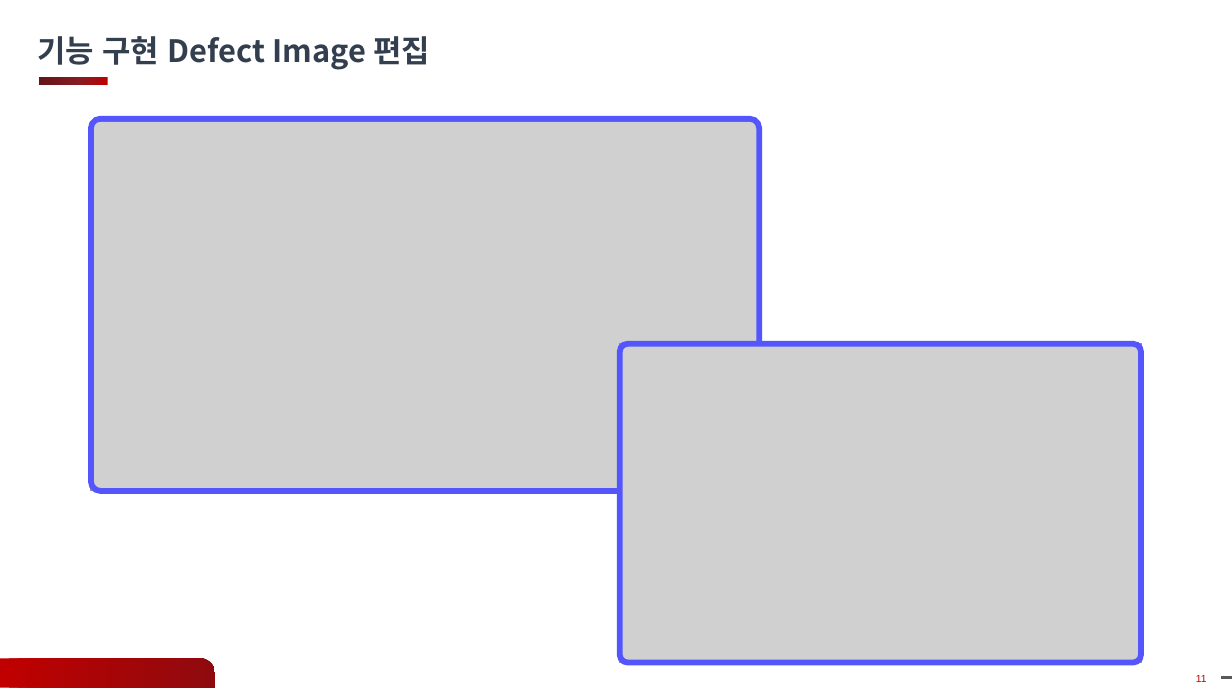
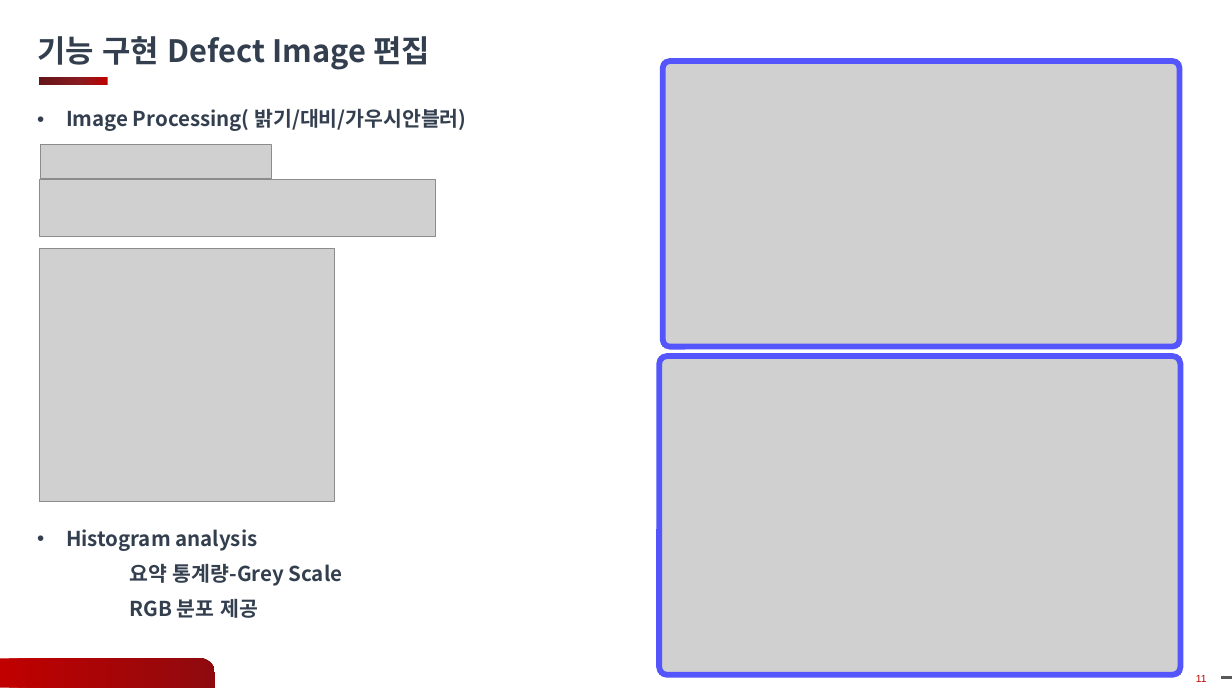
Before and after one commit to gyoon88/KlarfViewer, a slide deck: slide 11 of Docs/12주차_과제_발표_안광윤.pptx. Drawn at 1232x693 pixels with LibreOffice and Linux fonts; fonts in the diff are those of the drawing; grey boxes stand for pictures; background and template pictures are left out. Boxes give left, top, right and bottom in pixels: in the first picture for what was removed or moved away, otherwise in the second. Text is boxed around its words. In the diff, an @@ line names an element or a change of style, - is before the commit and + after.

Commit message:
Edit Image Save button v0.4.0

```diff
--- a/Docs/12주차_과제_발표_안광윤.pptx
+++ b/Docs/12주차_과제_발표_안광윤.pptx
@@ picture: place and size @@
-picture at (91,122,759,492)
+picture at (663,61,1179,347)
@@ rounded rectangle: place and size @@
-rounded rectangle at (91,119,759,492)
+rounded rectangle at (663,61,1179,347)
@@ text added at (66,108,467,618), 16 pt, text #333F50, bold @@
+• Image Processing( 밝기/대비/가우시안블러)
+• Histogram analysis
+요약 통계량-Grey Scale
+RGB 분포 제공
@@ picture added at (41,144,272,178) @@
@@ picture added at (39,179,435,238) @@
@@ picture added at (39,249,334,502) @@
@@ picture: place and size @@
-picture at (620,344,1141,663)
+picture at (659,356,1180,675)
@@ rounded rectangle: place and size @@
-rounded rectangle at (620,344,1141,663)
+rounded rectangle at (659,356,1180,675)
```
Also in this commit, not shown: 1 other slide changed, 15 other files.
